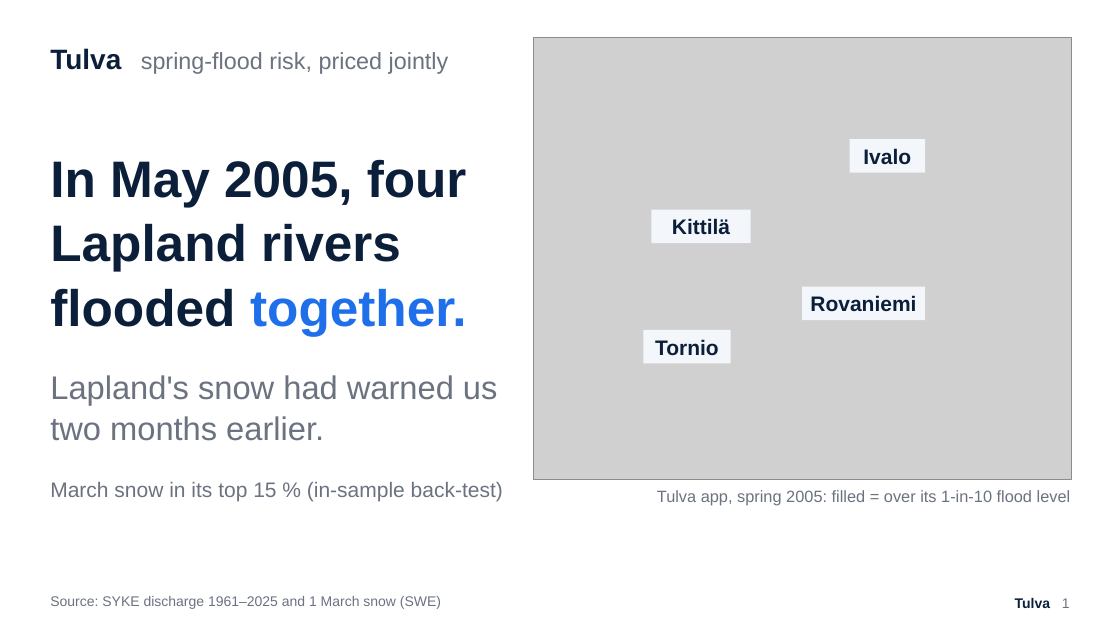
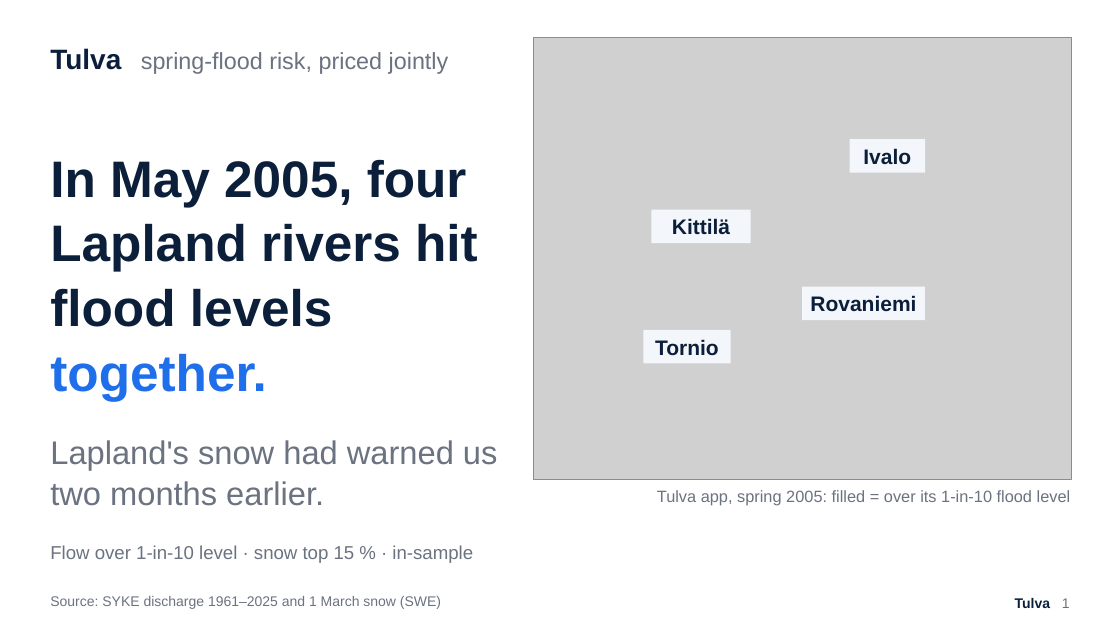
Before and after one commit to Zawaer/tulva, a slide deck: slide 1 of deck/Tulva_QxF2026.pptx. Drawn at 1120x630 pixels with LibreOffice and Linux fonts; fonts in the diff are those of the drawing; grey boxes stand for pictures. Boxes give left, top, right and bottom in pixels: in the first picture for what was removed or moved away, otherwise in the second. Text is boxed around its words. In the diff, an @@ line names an element or a change of style, - is before the commit and + after.

```diff
--- a/deck/Tulva_QxF2026.pptx
+++ b/deck/Tulva_QxF2026.pptx
@@ text at (50,159,478,401): text changed @@
-In May 2005, four Lapland rivers flooded together.
+In May 2005, four Lapland rivers hit flood levels together.
@@ text at (50,545,473,563): text changed; size 18 to 16 pt @@
-March snow in its top 15 % (in-sample back-test)
+Flow over 1-in-10 level · snow top 15 % · in-sample
```
Also in this commit, not shown: 5 other slides changed, 29 other files.
